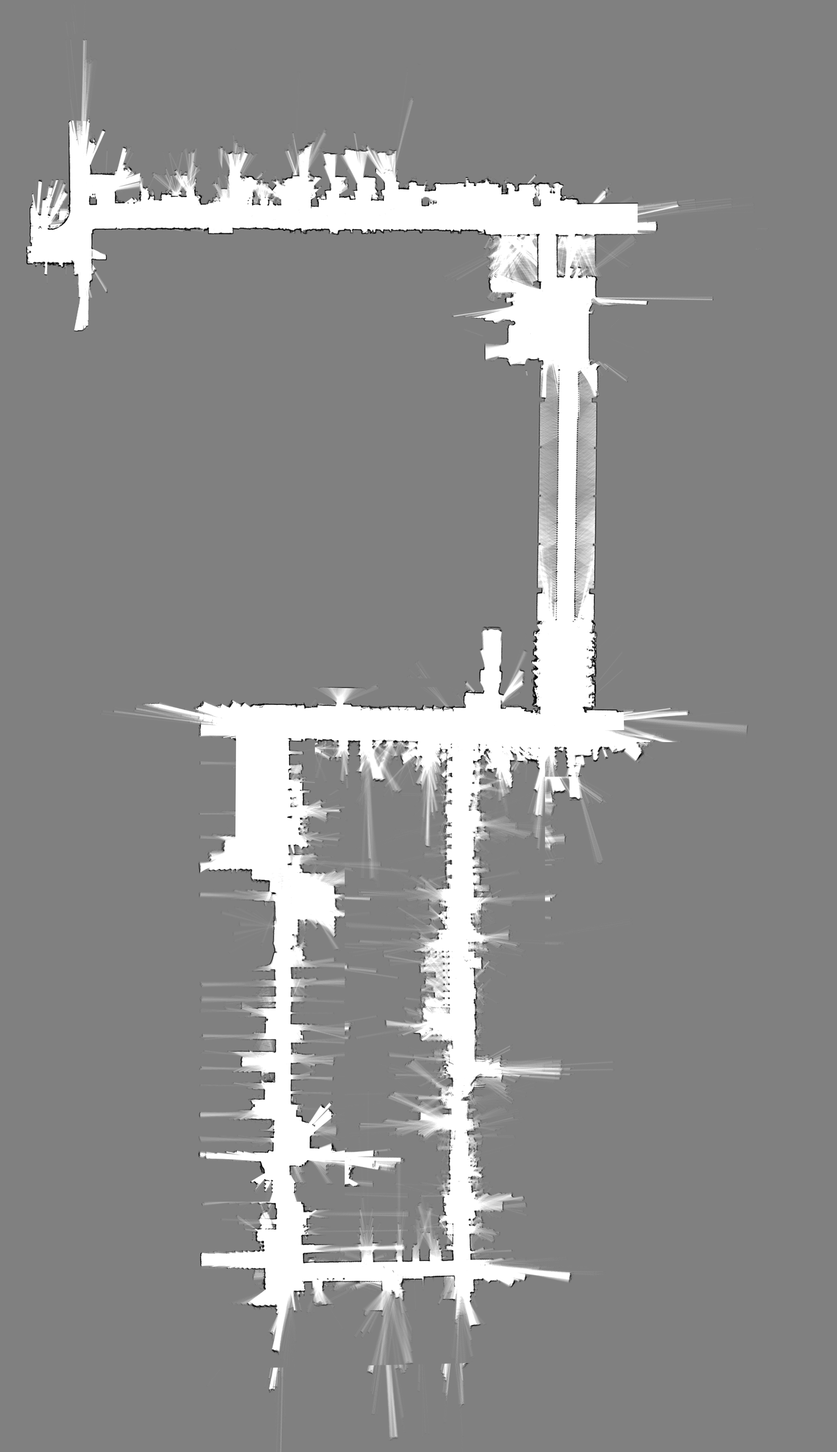
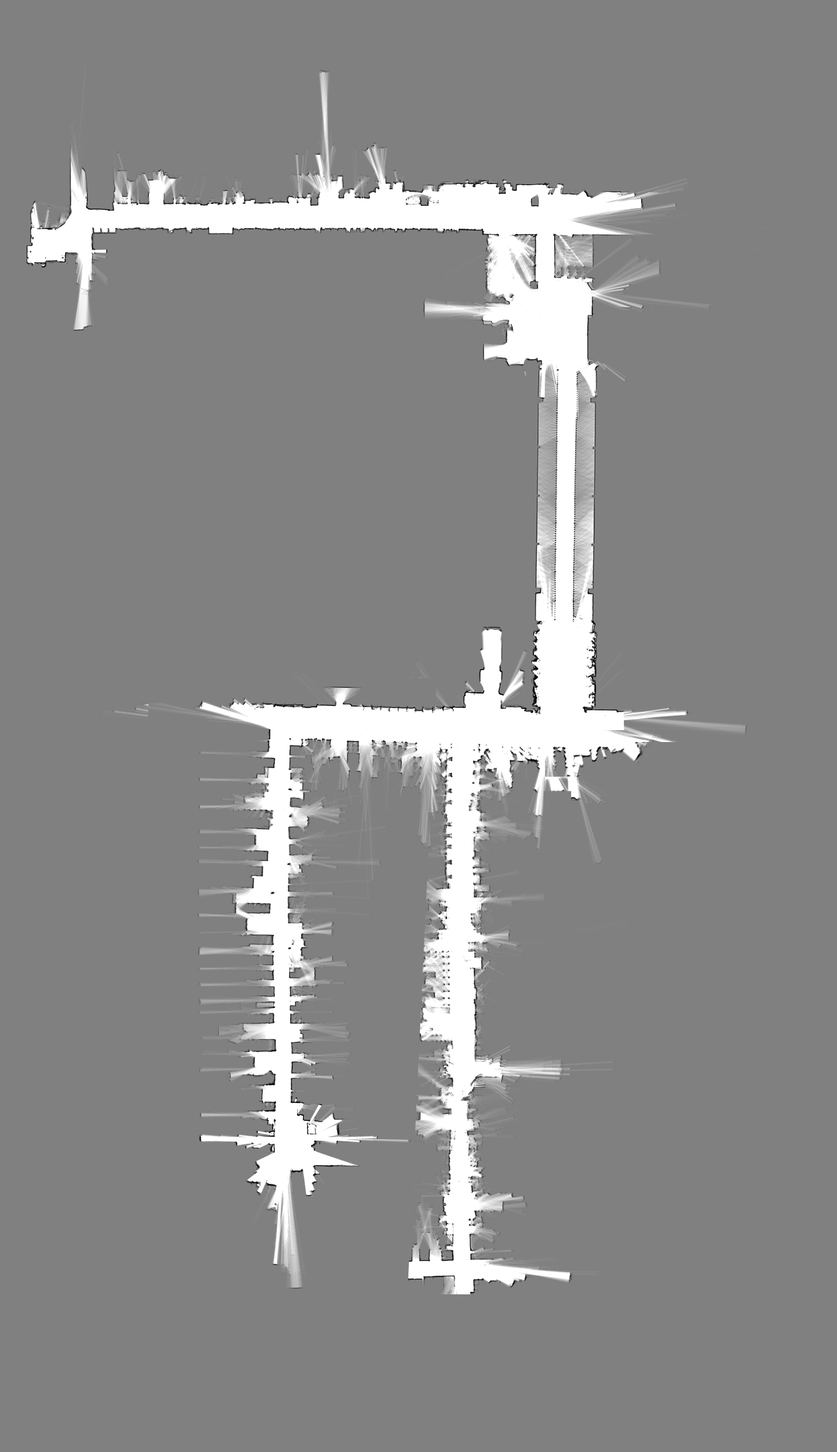
Before/after of a (837, 1452) layered artwork. What changed in the layer stack:
removed layer "背景 拷贝" over [148, 676, 437, 1202]
removed layer "图层 12" over [148, 618, 640, 1372]
removed layer "图层 11" over [25, 2, 769, 1452]
added layer "图层 15" above "图层 14" over [148, 673, 437, 1313]
added layer "图层 14" above "图层 13" over [25, 44, 754, 344]
added layer "图层 13" over [25, 2, 769, 1452]
